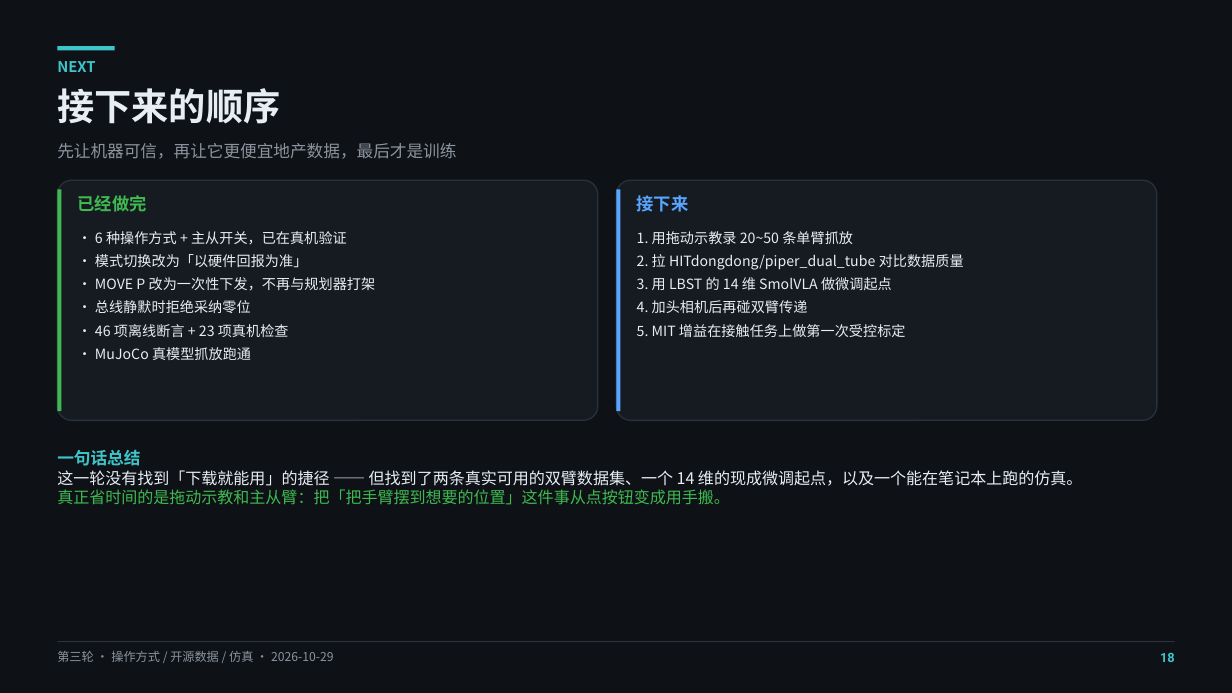
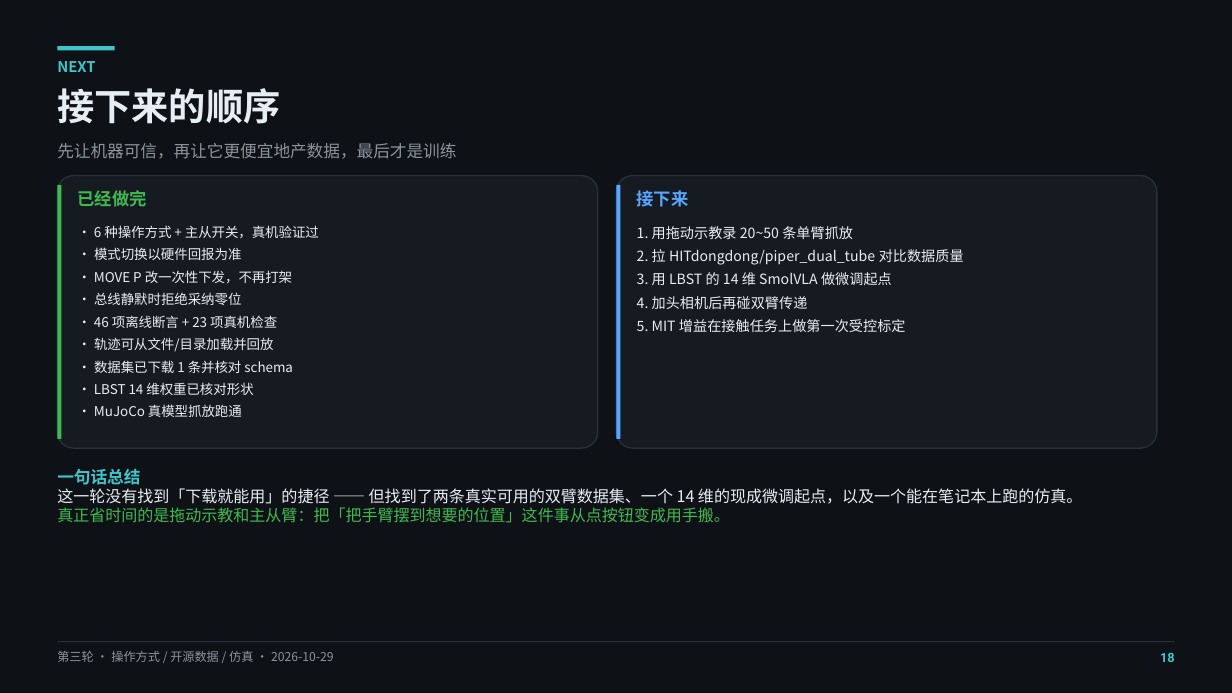
Before and after one commit to tzhazuma/agilex-remote, a slide deck: slide 18 of docs/AgileX-第三轮-操作方式与仿真.pptx. Drawn at 1232x693 pixels with LibreOffice and Linux fonts; fonts in the diff are those of the drawing. Boxes give left, top, right and bottom in pixels: in the first picture for what was removed or moved away, otherwise in the second. Text is boxed around its words. In the diff, an @@ line names an element or a change of style, - is before the commit and + after.

```diff
--- a/docs/AgileX-第三轮-操作方式与仿真.pptx
+++ b/docs/AgileX-第三轮-操作方式与仿真.pptx
@@ rounded rectangle: place and size @@
-rounded rectangle at [57, 180, 598, 421]
+rounded rectangle at [57, 176, 598, 448]
@@ rounded rectangle: place and size @@
-rounded rectangle at [616, 180, 1157, 421]
+rounded rectangle at [616, 176, 1157, 448]
@@ rectangle: place and size @@
-rectangle at [57, 189, 61, 411]
+rectangle at [57, 185, 61, 439]
@@ text "已经做完": place and size @@
-text "已经做完" at [78, 195, 147, 212]
+text "已经做完" at [78, 190, 147, 207]
@@ rectangle: place and size @@
-rectangle at [616, 189, 620, 411]
+rectangle at [616, 185, 620, 439]
@@ text "接下来": place and size @@
-text "接下来" at [637, 195, 689, 212]
+text "接下来" at [637, 190, 689, 207]
@@ text at [94, 225, 319, 283]: text changed; size 11 to 10.5 pt @@
-· 6 种操作方式 + 主从开关，已在真机验证
-· 模式切换改为「以硬件回报为准」
-· MOVE P 改为一次性下发，不再与规划器打架
+· 6 种操作方式 + 主从开关，真机验证过
+· 模式切换以硬件回报为准
+· MOVE P 改一次性下发，不再打架
@@ text "1. 用拖动示教录 20~50 条单臂抓放": place and size @@
-text "1. 用拖动示教录 20~50 条单臂抓放" at [637, 231, 964, 337]
+text "1. 用拖动示教录 20~50 条单臂抓放" at [637, 226, 964, 332]
@@ text at [94, 292, 277, 417]: size 11 to 10.5 pt in "· 总线静默时拒绝采纳零位", "· 46 项离线断言 + 23 项真机检查", "· MuJoCo 真模型抓放跑通" @@
@@ text at [94, 337, 293, 395]: paragraphs added @@
+· 轨迹可从文件/目录加载并回放
+· 数据集已下载 1 条并核对 schema
+· LBST 14 维权重已核对形状
@@ text "一句话总结": place and size @@
-text "一句话总结" at [57, 450, 1082, 505]
+text "一句话总结" at [57, 469, 1082, 523]
```
Also in this commit, not shown: 2 other slides changed, 13 other files.
